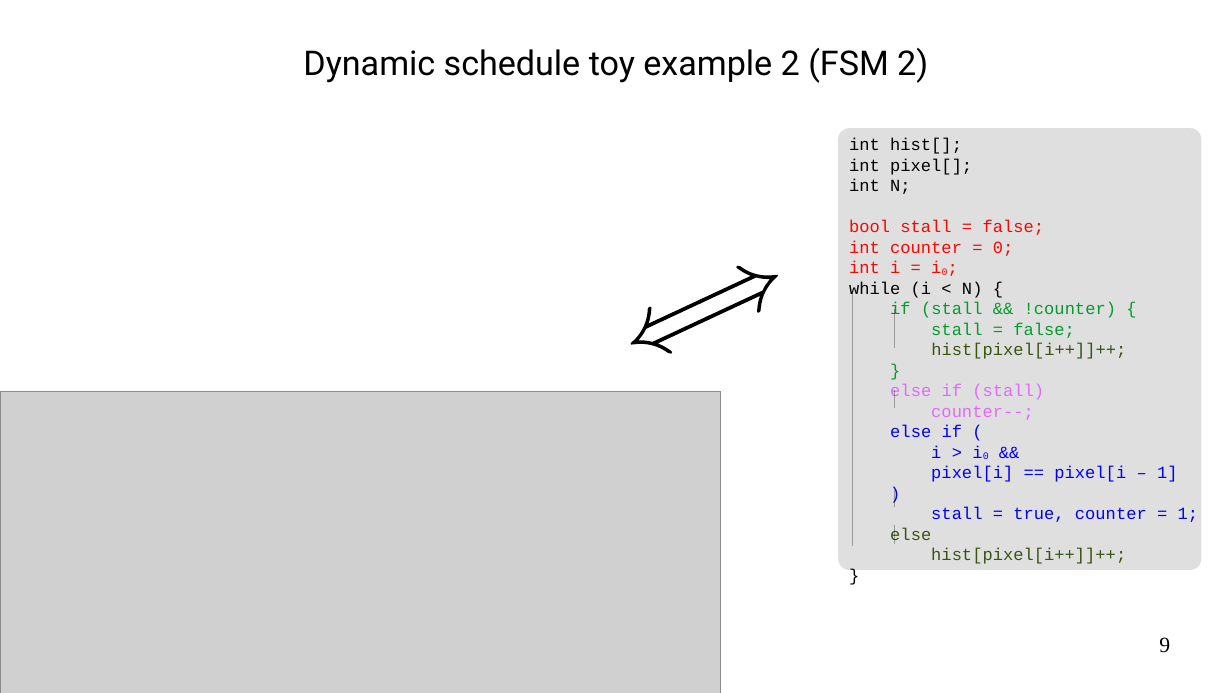
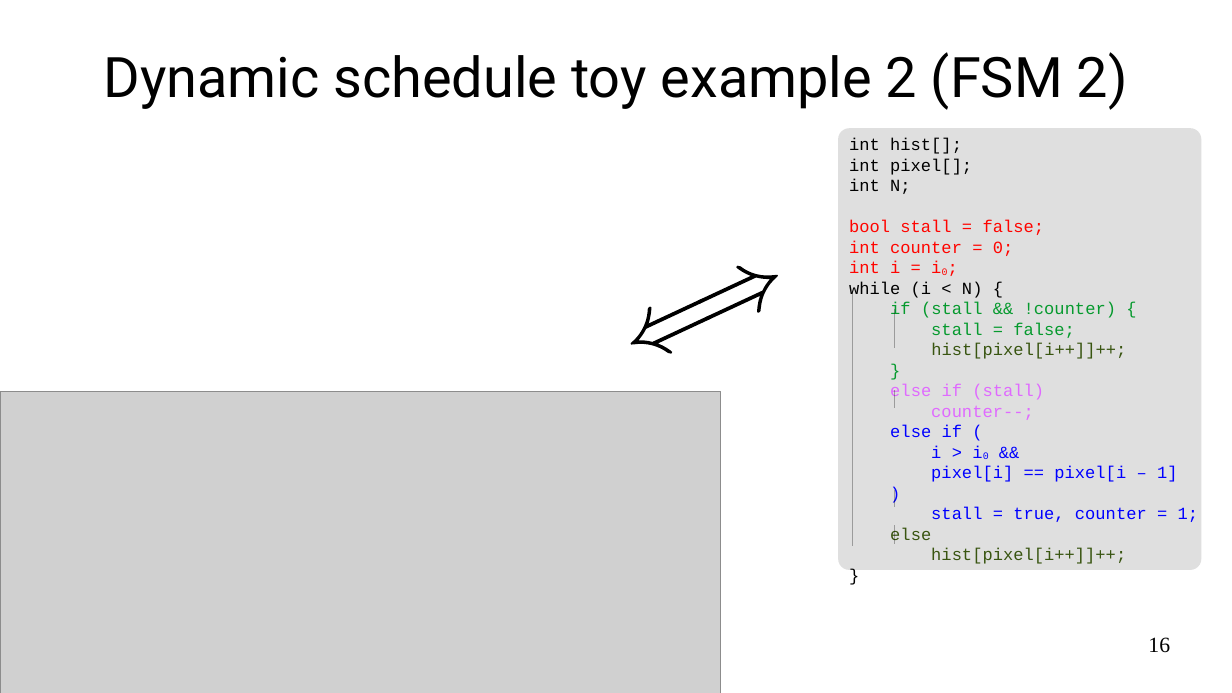
Before and after one commit to ulysse-lh/stage2024, a slide deck: slide 16 of slides/pres.odp (slide 9 before the commit). Drawn at 1232x693 pixels with LibreOffice and Linux fonts; fonts in the diff are those of the drawing; grey boxes stand for pictures. Boxes give left, top, right and bottom in pixels: in the first picture for what was removed or moved away, otherwise in the second. Text is boxed around its words. In the diff, an @@ line names an element or a change of style, - is before the commit and + after.

```diff
--- a/slides/pres.odp
+++ b/slides/pres.odp
@@ text "Dynamic schedule toy example 2 ...": place and size @@
-text "Dynamic schedule toy example 2 ..." at [303,48,928,83]
+text "Dynamic schedule toy example 2 ..." at [104,52,1128,110]
@@ text "Dynamic schedule toy example 2 ..." at [104,52,1128,110]: size 22 to 36 pt @@
@@ page number at [1148,637,1170,653]: text changed @@
-9
+16
```
Also in this commit, not shown: 11 other slides changed, 7 slides added.
